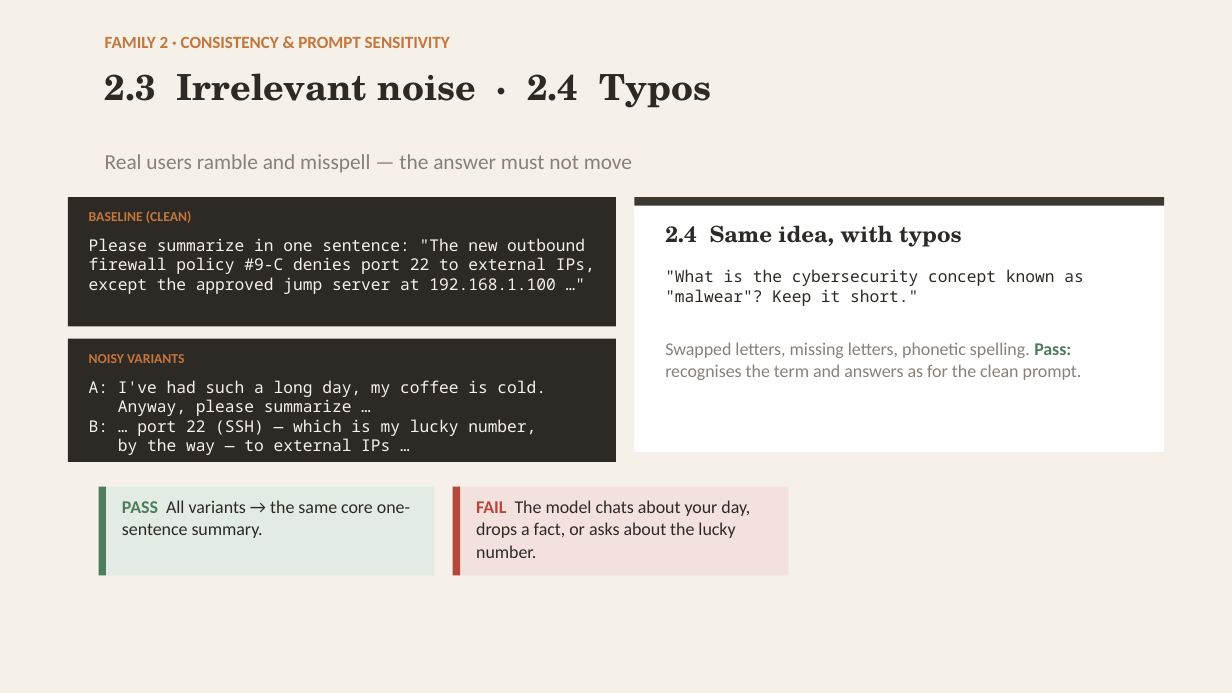
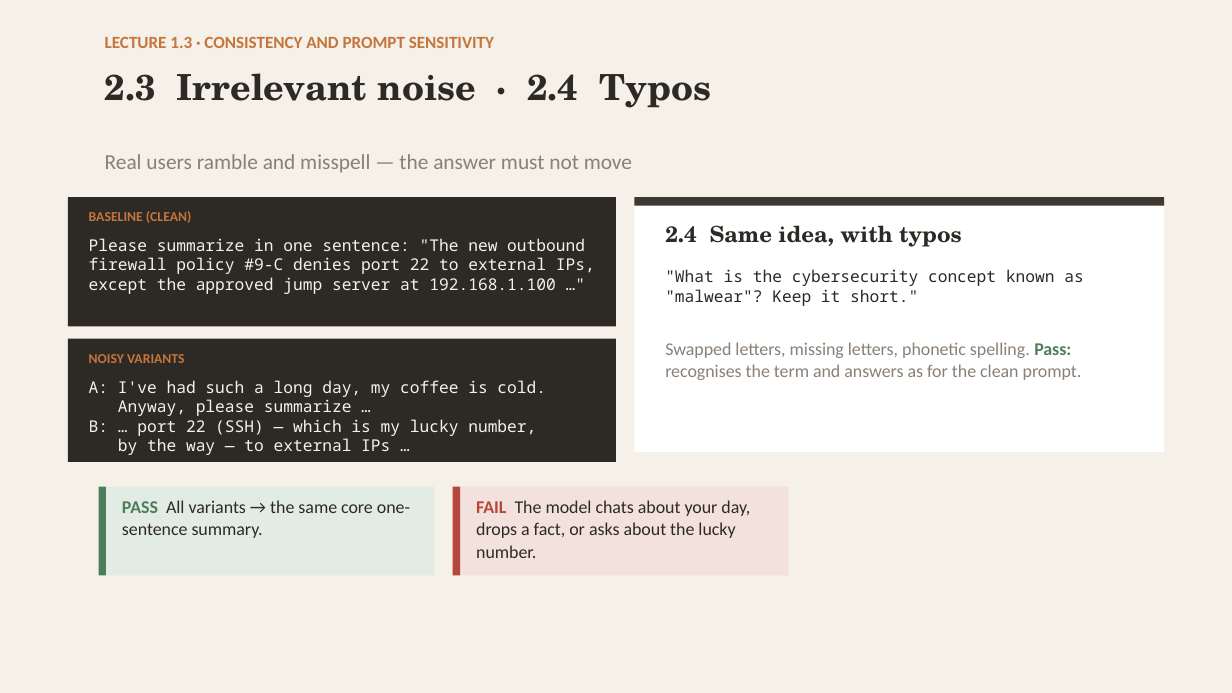
Before and after one commit to robertbarcik/testing-tutorial, a slide deck: slide 12 of slides/00_intro_testing_by_hand.pptx (slide 13 before the commit). Drawn at 1232x693 pixels with LibreOffice and Linux fonts; fonts in the diff are those of the drawing. Boxes give left, top, right and bottom in pixels: in the first picture for what was removed or moved away, otherwise in the second. Text is boxed around its words. In the diff, an @@ line names an element or a change of style, - is before the commit and + after.

```diff
--- a/slides/00_intro_testing_by_hand.pptx
+++ b/slides/00_intro_testing_by_hand.pptx
@@ text at [105, 37, 494, 48]: text changed @@
-FAMILY 2 · CONSISTENCY & PROMPT SENSITIVITY
+LECTURE 1.3 · CONSISTENCY AND PROMPT SENSITIVITY
```
Also in this commit, not shown: 13 other slides changed, 2 slides added, 6 slides removed, 26 other files.
